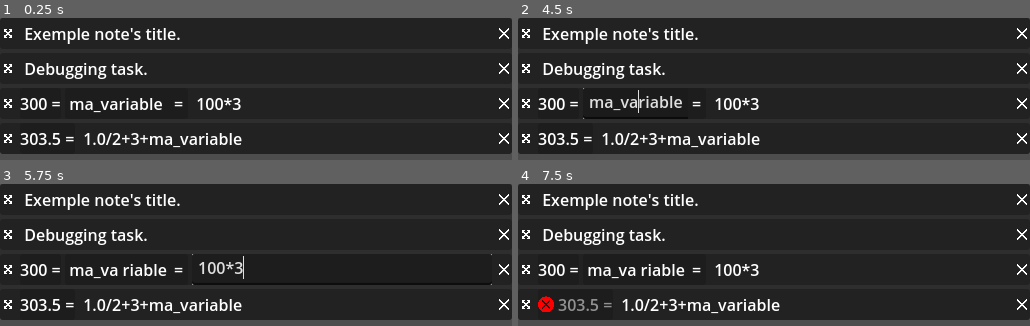
Above: before the commit, frames 1-4 (two rows, left to right).
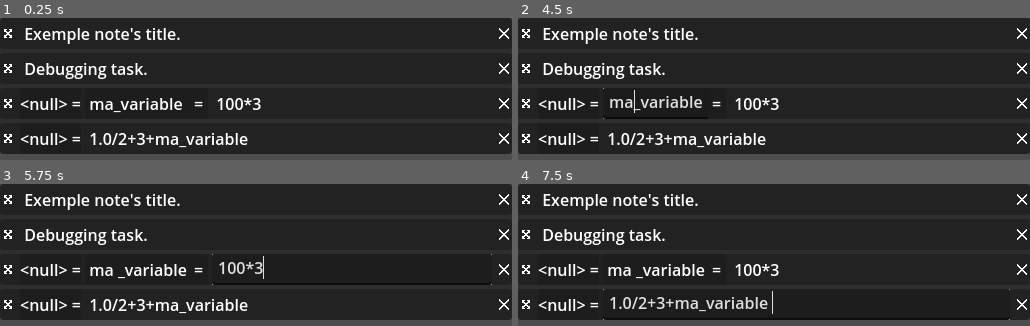
Above: after the commit, the same moments.

Repository: xorblo-doitus/Bloc-notes-plus-plus
Game: Godot game, scene res://src/app/main.tscn
Two runs of this game, one before a commit and one after it. Both use one fixed random seed, a clock stepped at 60 frames per second and the inputs below. The engine's default icon, where the game draws it, is replaced by a stand-in: a white triangle on a blue panel in a dark square.
Inputs (mouse positions are in pixels of both pictures, inside the frame that each line leads up to):
- Up to frame 1 (0.25 s): no input
- Up to frame 2 (4.5 s): click (528, 33) at 0.52 s; click (528, 33) at 1.27 s; click (528, 33) at 2.02 s; tap Enter at 2.75, 4.25 s; drag from (774, 33) to (825, 130) at 2.77 s; tap Space at 3.5 s; drag from (774, 69) to (outside the picture) at 3.52 s; move the mouse to (635, 103) at 4.27 s; tap Ctrl at 4.35 s; click (635, 103) at 4.42 s
- Up to frame 3 (5.75 s): tap Space at 5 s; drag from (343, 269) to (102, 324) at 5.02 s
- Up to frame 4 (7.5 s): tap Enter at 5.75 s; drag from (804, 304) to (outside the picture) at 5.77 s; tap Space at 6.5 s; drag from (620, 324) to (697, 283) at 6.52 s; click (543, 304) at 7.27 s

The runs differ from the first frame. In frame 1, 4.3% of the frame differs, in the area x 3-51%, y 56-92%; in frame 2, 4.3%; in frame 3, 4.4%; in frame 4, 4.7%, in the area x 3-97%, y 56-96%.
Error after the commit: Parse Error: A void function cannot return a value. (res://src/note/calculus/custom_functions.gd:15)

Commit message:
Added an easter egg

Diff:
--- a/src/note/calculus/custom_functions.gd
+++ b/src/note/calculus/custom_functions.gd
@@ -8,3 +8,8 @@
 
 
 static var singleton: CustomFunctions = CustomFunctions.new()
+
+
+## Easter egg
+func soleil() -> void:
+	return 713705
